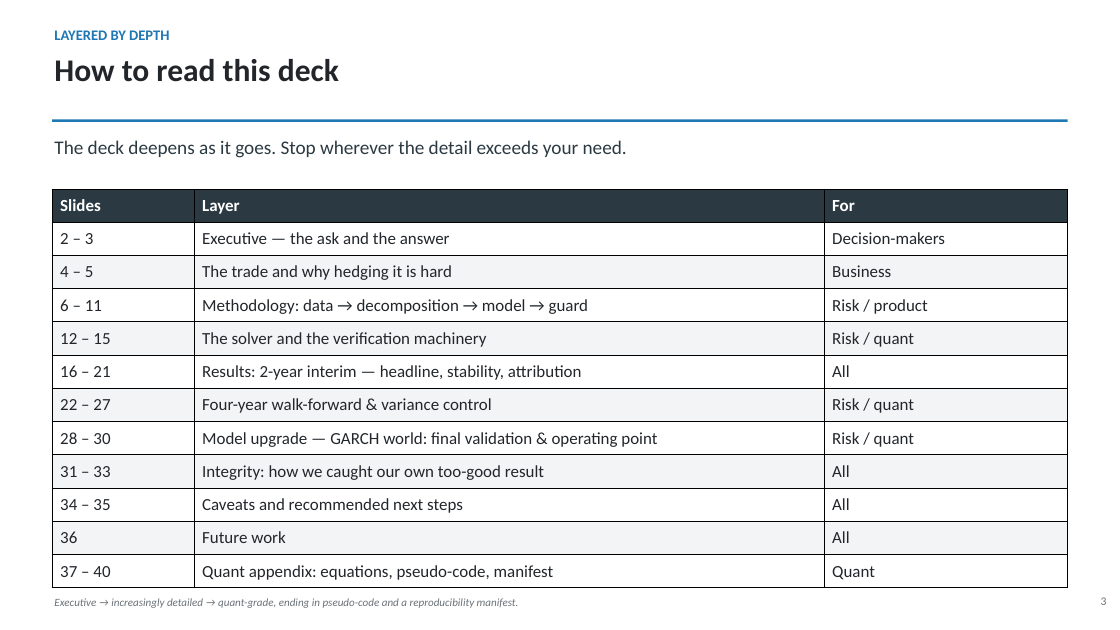
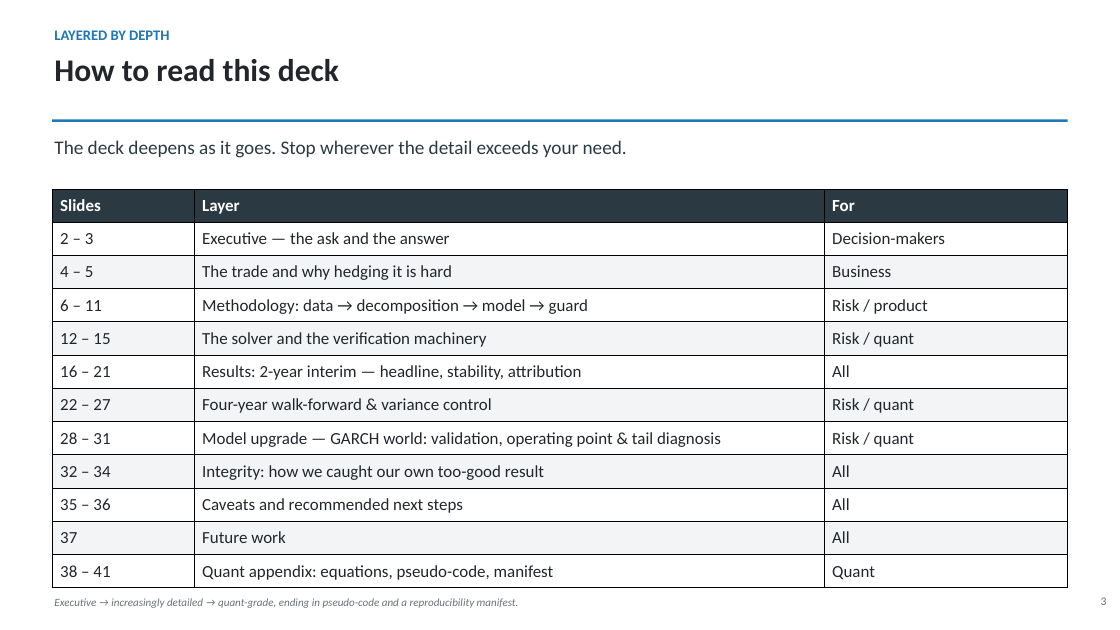
Before and after one commit to sylam/riskflow, a slide deck: slide 3 of artifacts/platinum_hedge_management_deck.pptx. Drawn at 1120x630 pixels with LibreOffice and Linux fonts; fonts in the diff are those of the drawing. Boxes give left, top, right and bottom in pixels: in the first picture for what was removed or moved away, otherwise in the second. Text is boxed around its words. In the diff, an @@ line names an element or a change of style, - is before the commit and + after.

```diff
--- a/artifacts/platinum_hedge_management_deck.pptx
+++ b/artifacts/platinum_hedge_management_deck.pptx
@@ table at bbox=[52, 189, 1068, 588] @@
-row 8, column 1: 28 – 30
+row 8, column 1: 28 – 31
-row 8, column 2: Model upgrade — GARCH world: final validation & operating point
+row 8, column 2: Model upgrade — GARCH world: validation, operating point & tail diagnosis
-row 9, column 1: 31 – 33
+row 9, column 1: 32 – 34
-row 10, column 1: 34 – 35
+row 10, column 1: 35 – 36
-row 11, column 1: 36
+row 11, column 1: 37
-row 12, column 1: 37 – 40
+row 12, column 1: 38 – 41
```
Also in this commit, not shown: 19 other slides changed, 1 slide added.
